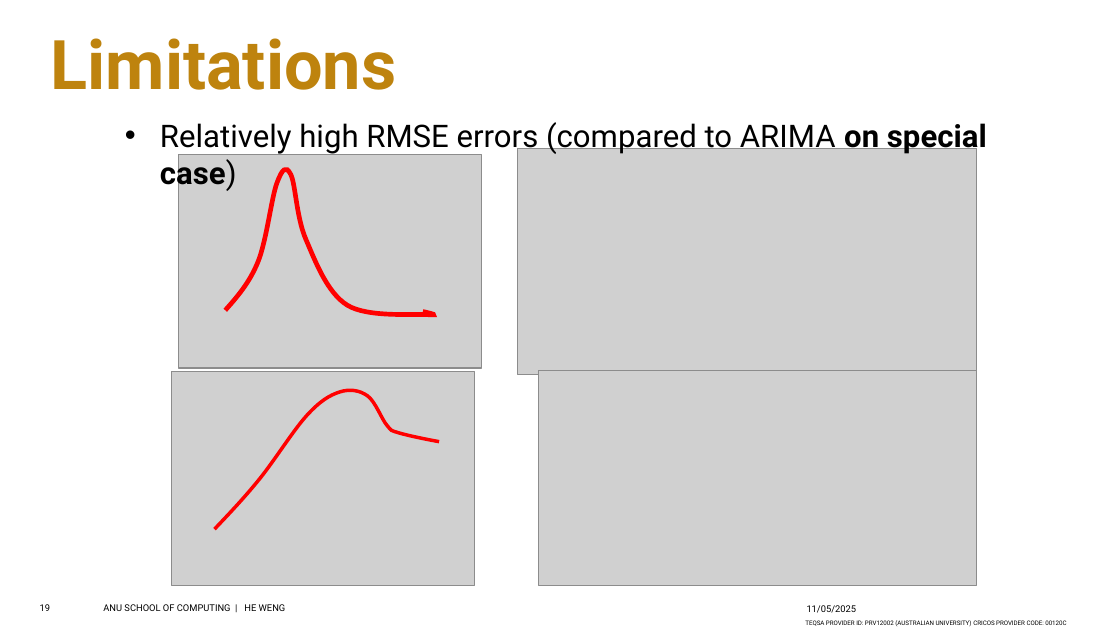
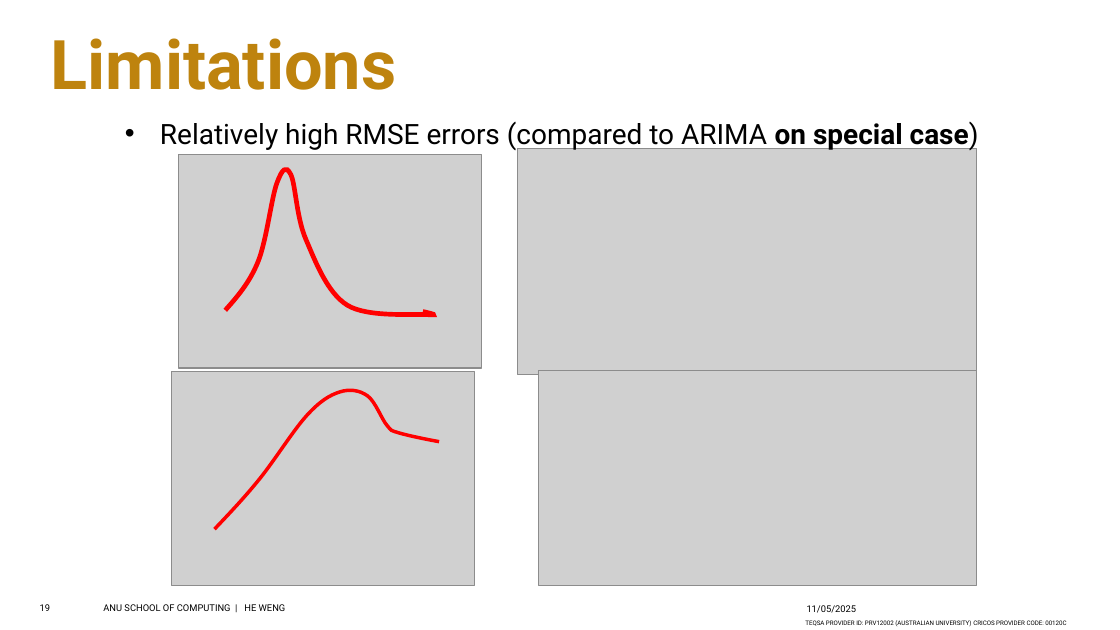
Before and after one commit to hahahaHan233/Study-HIP, a slide deck: slide 19 of src/Pre.pptx. Drawn at 1120x630 pixels with LibreOffice and Linux fonts; fonts in the diff are those of the drawing; grey boxes stand for pictures; background and template pictures are left out. Boxes give left, top, right and bottom in pixels: in the first picture for what was removed or moved away, otherwise in the second. Text is boxed around its words. In the diff, an @@ line names an element or a change of style, - is before the commit and + after.

```diff
--- a/src/Pre.pptx
+++ b/src/Pre.pptx
@@ text "Relatively high RMSE errors (compared ..." at [160,122,979,151]: size 20 to 18 pt @@
```
Also in this commit, not shown: 8 other slides changed.
